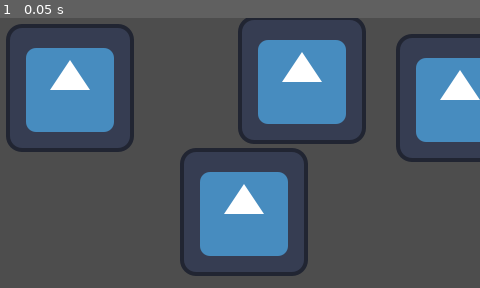
Above: before the commit, frame 1.
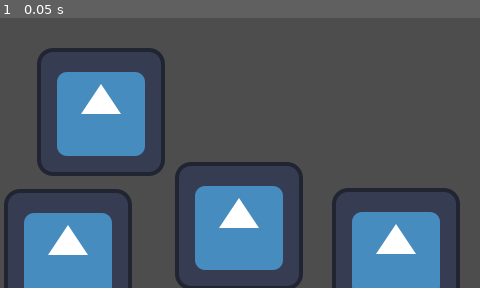
Above: after the commit, the same moment.

Repository: KiberDimon/OurTvorenie
Game: Godot game, scene res://scenes/main_ui.tscn
The game is run twice, just before and just after one commit, with the same random seed, the same clock (stepped at 60 frames per second) and the same inputs. This scene is started directly instead of the project's main scene. The engine's default icon, where the game draws it, is replaced by a stand-in: a white triangle on a blue panel in a dark square.
Inputs:
- Up to frame 1 (0.05 s): no input

The runs differ from the first frame. In frame 1, 39% of the frame differs, in the area x 0-100%, y 0-100%.

Commit message:
Сборка ингредиентов + результат

Diff:
--- a/scenes/dessert_item.tscn
+++ b/scenes/dessert_item.tscn
@@ -1,7 +1,6 @@
 [gd_scene format=3 uid="uid://mw3o5v6gf0g2"]
 
 [ext_resource type="Script" uid="uid://q0b16rkhyxts" path="res://scripts/dessert_item.gd" id="1_7bgw8"]
-[ext_resource type="Texture2D" uid="uid://coxfn4vjoty7y" path="res://assets/icon.svg" id="1_n6oxs"]
 
 [node name="DessertItem" type="Control" unique_id=1019150063]
 layout_mode = 3
@@ -16,7 +15,6 @@
 layout_mode = 0
 offset_right = 40.0
 offset_bottom = 40.0
-texture = ExtResource("1_n6oxs")
 
 [node name="NameLabel" type="Label" parent="." unique_id=1094481345]
 layout_mode = 0
--- a/scenes/ingredient_card.tscn
+++ b/scenes/ingredient_card.tscn
@@ -8,3 +8,8 @@
 offset_right = 40.0
 offset_bottom = 40.0
 script = ExtResource("1_8nxxg")
+
+[node name="Label" type="Label" parent="." unique_id=337482526]
+layout_mode = 0
+offset_right = 40.0
+offset_bottom = 23.0
--- a/scenes/main_ui.tscn
+++ b/scenes/main_ui.tscn
@@ -26,12 +26,19 @@
 all_ingredients = Array[ExtResource("7_kyx1g")]([ExtResource("4_i1gbh"), ExtResource("3_scoti"), ExtResource("2_j6a7c")])
 recipes = Array[ExtResource("8_r8eje")]([ExtResource("9_r0apq")])
 
+[node name="Tray" type="Control" parent="." unique_id=1960852670]
+anchors_preset = 0
+offset_left = 346.0
+offset_top = 31.0
+offset_right = 386.0
+offset_bottom = 71.0
+
 [node name="Cauldron" type="Control" parent="." unique_id=1331123795]
 anchors_preset = 0
-offset_left = 252.0
-offset_top = 167.0
-offset_right = 292.0
-offset_bottom = 207.0
+offset_left = 404.0
+offset_top = 207.0
+offset_right = 444.0
+offset_bottom = 247.0
 script = ExtResource("2_i1gbh")
 
 [node name="TextureRect" type="TextureRect" parent="Cauldron" unique_id=1183088268]
@@ -55,10 +62,10 @@
 [node name="EyeTopping" parent="IngredientList/ToppingCards" unique_id=336169828 instance=ExtResource("10_r0apq")]
 layout_mode = 1
 anchors_preset = -1
-anchor_left = 0.15
-anchor_top = 0.15
-anchor_right = 0.15
-anchor_bottom = 0.15
+anchor_left = 0.1
+anchor_top = 4.275
+anchor_right = 0.1
+anchor_bottom = 4.275
 offset_right = 0.0
 offset_bottom = 0.0
 ingredient = ExtResource("2_j6a7c")
@@ -77,10 +84,10 @@
 
 [node name="MudCream" parent="IngredientList/CreamCards" unique_id=172219015 instance=ExtResource("10_r0apq")]
 layout_mode = 0
-offset_left = 238.0
-offset_top = -2.0
-offset_right = 278.0
-offset_bottom = 38.0
+offset_left = 37.0
+offset_top = 30.0
+offset_right = 77.0
+offset_bottom = 70.0
 ingredient = ExtResource("3_scoti")
 
 [node name="TextureRect" type="TextureRect" parent="IngredientList/CreamCards/MudCream" unique_id=1768565590]
@@ -96,10 +103,10 @@
 
 [node name="MuffinBase" parent="IngredientList/BaseCards" unique_id=414454154 instance=ExtResource("10_r0apq")]
 layout_mode = 0
-offset_left = 396.0
-offset_top = 16.0
-offset_right = 436.0
-offset_bottom = 56.0
+offset_left = 175.0
+offset_top = 144.0
+offset_right = 215.0
+offset_bottom = 184.0
 ingredient = ExtResource("4_i1gbh")
 
 [node name="TextureRect" type="TextureRect" parent="IngredientList/BaseCards/MuffinBase" unique_id=240757921]
--- a/scripts/dessert_item.gd
+++ b/scripts/dessert_item.gd
@@ -1,11 +1,48 @@
-extends Node
+class_name DessertItem
+extends Control
 
+signal selected(dessert_item: DessertItem)
 
-# Called when the node enters the scene tree for the first time.
-func _ready() -> void:
-	pass # Replace with function body.
+@export var dessert_result: DessertResult:
+	set(value):
+		dessert_result = value
+		update_display()
 
+@onready var icon: TextureRect = $Icon
+@onready var name_label: Label = $NameLabel
 
-# Called every frame. 'delta' is the elapsed time since the previous frame.
-func _process(delta: float) -> void:
-	pass
+func _ready():
+	update_display()
+
+func update_display():
+	if dessert_result and icon:
+		icon.texture = dessert_result.texture
+	if dessert_result and name_label:
+		name_label.text = dessert_result.display_name
+
+# Настройка, если создаём динамически и не используем сеттер
+func setup(result: DessertResult):
+	dessert_result = result
+	update_display()
+
+# Drag and Drop
+func _get_drag_data(at_position: Vector2) -> Variant:
+	if not dessert_result:
+		return null
+
+	var preview = TextureRect.new()
+	preview.texture = dessert_result.texture
+	preview.expand_mode = TextureRect.EXPAND_IGNORE_SIZE
+	preview.custom_minimum_size = Vector2(80, 80)
+	set_drag_preview(preview)
+
+	# Возвращаем словарь с самим объектом DessertItem,
+	# чтобы гость мог удалить его с подноса после получения
+	return { "dessert_item": self, "dessert_result": dessert_result }
+
+# Опционально: подсветка при наведении мыши (необязательно, но удобно)
+func _on_mouse_entered():
+	modulate = Color(1.2, 1.2, 1.2, 1.0)
+
+func _on_mouse_exited():
+	modulate = Color.WHITE
--- a/scripts/ingredient_card.gd
+++ b/scripts/ingredient_card.gd
@@ -2,6 +2,10 @@
 extends Control
 
 @export var ingredient: Ingredient
+@onready var label: Label
+
+
+
 
 func _get_drag_data(at_position: Vector2) -> Variant:
 	# Создаём визуальный превью (дубликат иконки)
--- a/scripts/main_ui.gd
+++ b/scripts/main_ui.gd
@@ -5,7 +5,7 @@
 @onready var base_cards = $IngredientList/BaseCards
 @onready var cream_cards = $IngredientList/CreamCards
 @onready var topping_cards = $IngredientList/ToppingCards
-@onready var result_display = $ResultDisplay
+@onready var tray: Control = $Tray
 
 func _ready():
 	# Соединяем сигналы
@@ -29,15 +29,17 @@
 				topping_cards.add_child(card)
 
 func _on_ingredient_added(category: Ingredient.Category):
-	# Блокируем все карточки данной категории (делаем неактивными)
+	# Блокируем все карточки данной категории
 	var container = _get_container_for(category)
 	for card in container.get_children():
 		card.mouse_filter = Control.MOUSE_FILTER_IGNORE
-		card.modulate = Color(0.5, 0.5, 0.5, 0.5)  # визуальный фидбек
+		card.modulate = Color(0.5, 0.5, 0.5, 0.5)
 
 func _on_dessert_ready(result: DessertResult):
-	# Показываем результат (анимация, текст)
-	result_display.show_result(result)
+	var dessert_scene = preload("res://scenes/dessert_item.tscn")
+	var item: DessertItem = dessert_scene.instantiate()
+	item.setup(result)
+	tray.add_child(item)
 
 func _on_cauldron_cleared():
 	# Разблокируем все карточки для следующего приготовления
@@ -45,7 +47,6 @@
 		for card in container.get_children():
 			card.mouse_filter = Control.MOUSE_FILTER_STOP
 			card.modulate = Color.WHITE
-	result_display.hide_result()
 
 func _get_container_for(category: Ingredient.Category) -> Control:
 	match category:
